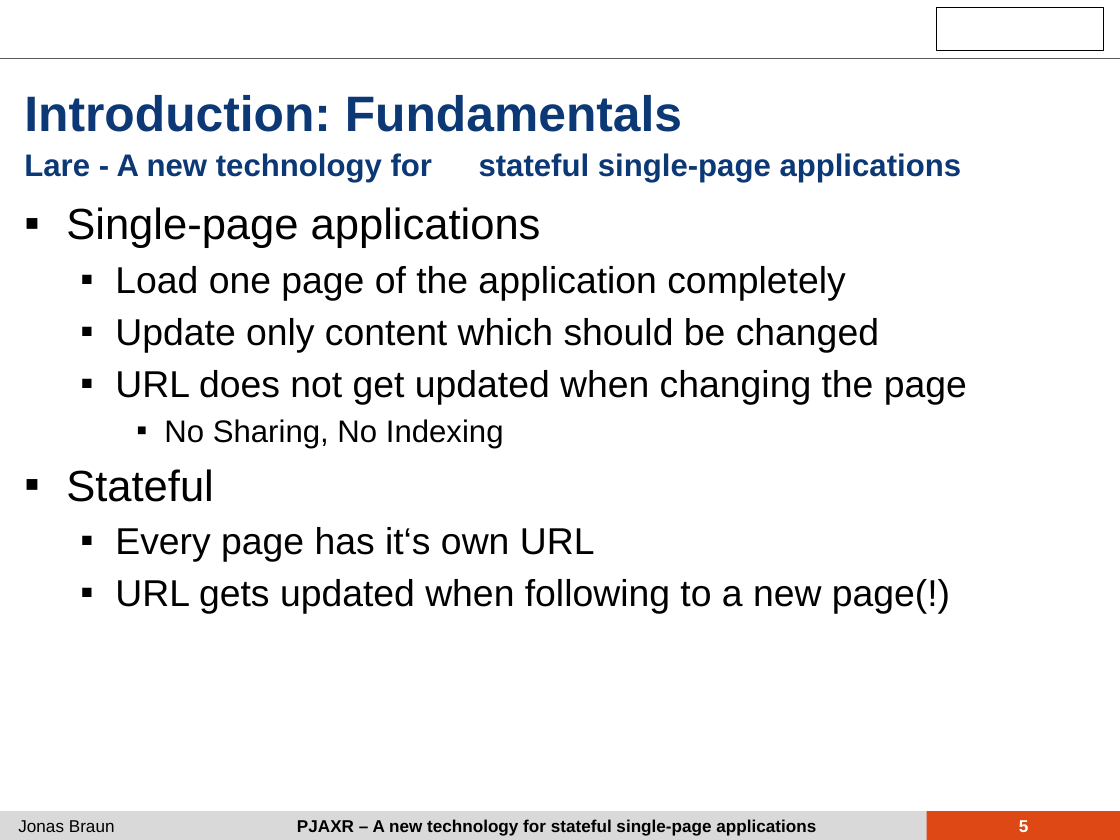
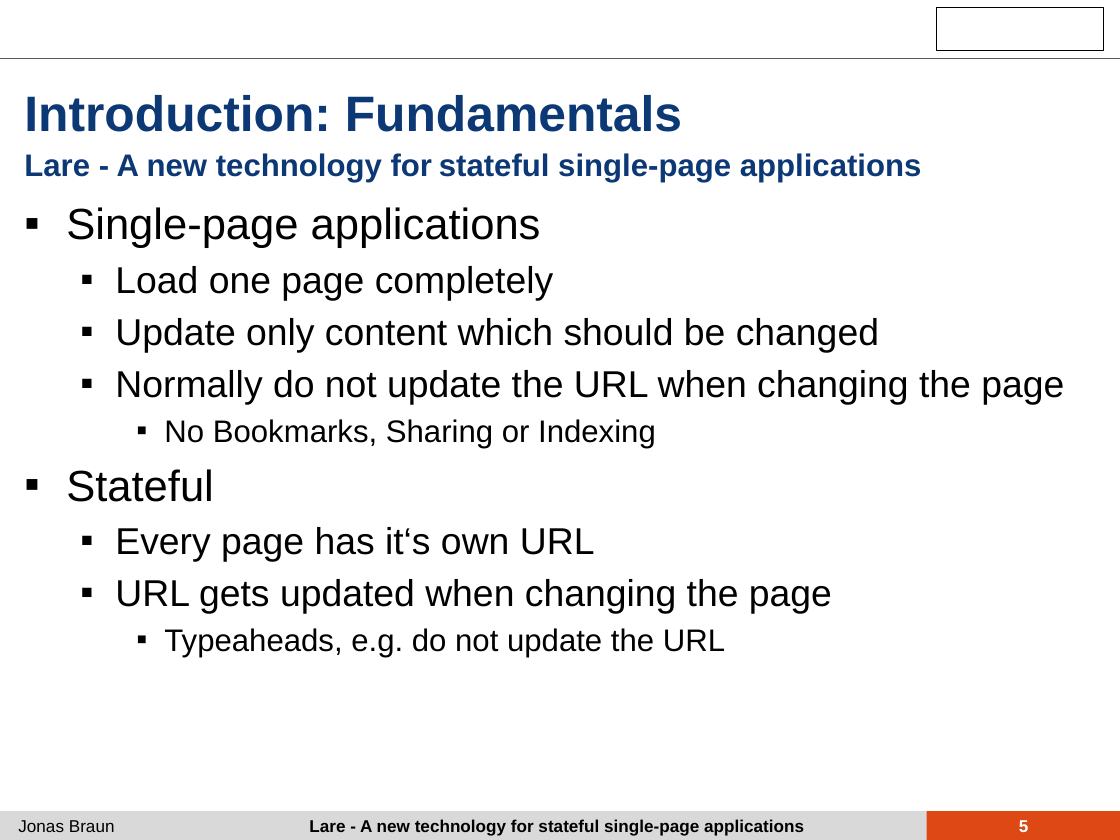
Before and after one commit to iekadou/bachelor-thesis, a slide deck: slide 5 of colloquium/colloquium.pptx. Drawn at 1120x840 pixels with LibreOffice and Linux fonts; fonts in the diff are those of the drawing; background and template pictures are left out. Boxes give left, top, right and bottom in pixels: in the first picture for what was removed or moved away, otherwise in the second. Text is boxed around its words. In the diff, an @@ line names an element or a change of style, - is before the commit and + after.

```diff
--- a/colloquium/colloquium.pptx
+++ b/colloquium/colloquium.pptx
@@ text "stateful single-page applications": place and size @@
-text "stateful single-page applications" at bbox=[479, 153, 962, 182]
+text "stateful single-page applications" at bbox=[439, 153, 922, 182]
@@ text at bbox=[115, 266, 553, 301]: text changed @@
-  ▪ Load one page of the application completely
+  ▪ Load one page completely
@@ text at bbox=[115, 370, 1064, 448]: text changed @@
-  ▪ URL does not get updated when changing the page
-    ▪ No Sharing, No Indexing
+  ▪ Normally do not update the URL when changing the page
+    ▪ No Bookmarks, Sharing or Indexing
@@ text at bbox=[115, 579, 832, 658]: text changed @@
-  ▪ URL gets updated when following to a new page(!)
+  ▪ URL gets updated when changing the page
+    ▪ Typeaheads, e.g. do not update the URL
@@ text at bbox=[309, 819, 804, 836]: text changed @@
-PJAXR – A new technology for stateful single-page applications
+Lare - A new technology for stateful single-page applications
```
Also in this commit, not shown: 21 other slides changed, 3 slides added, 1 slide removed, 1 other file.
